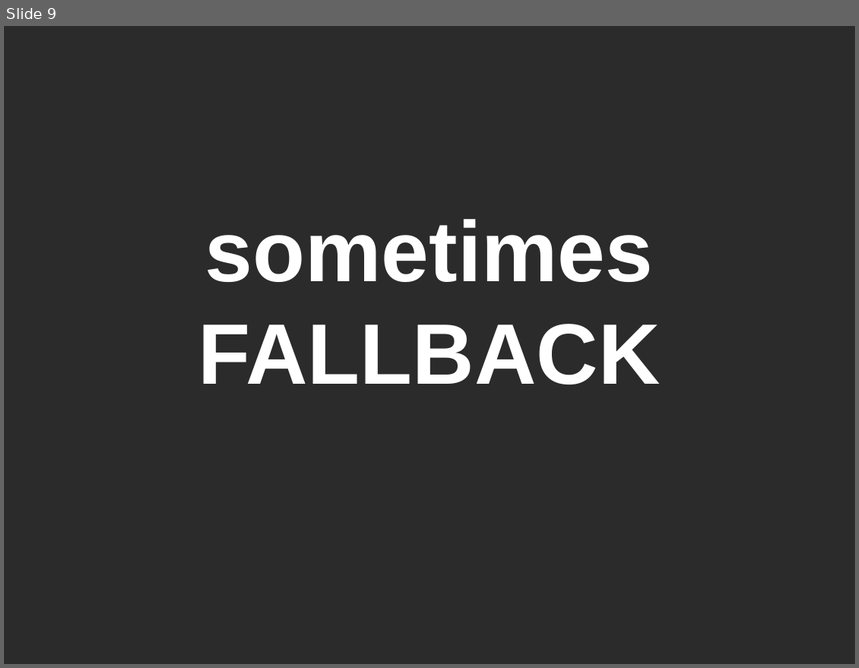
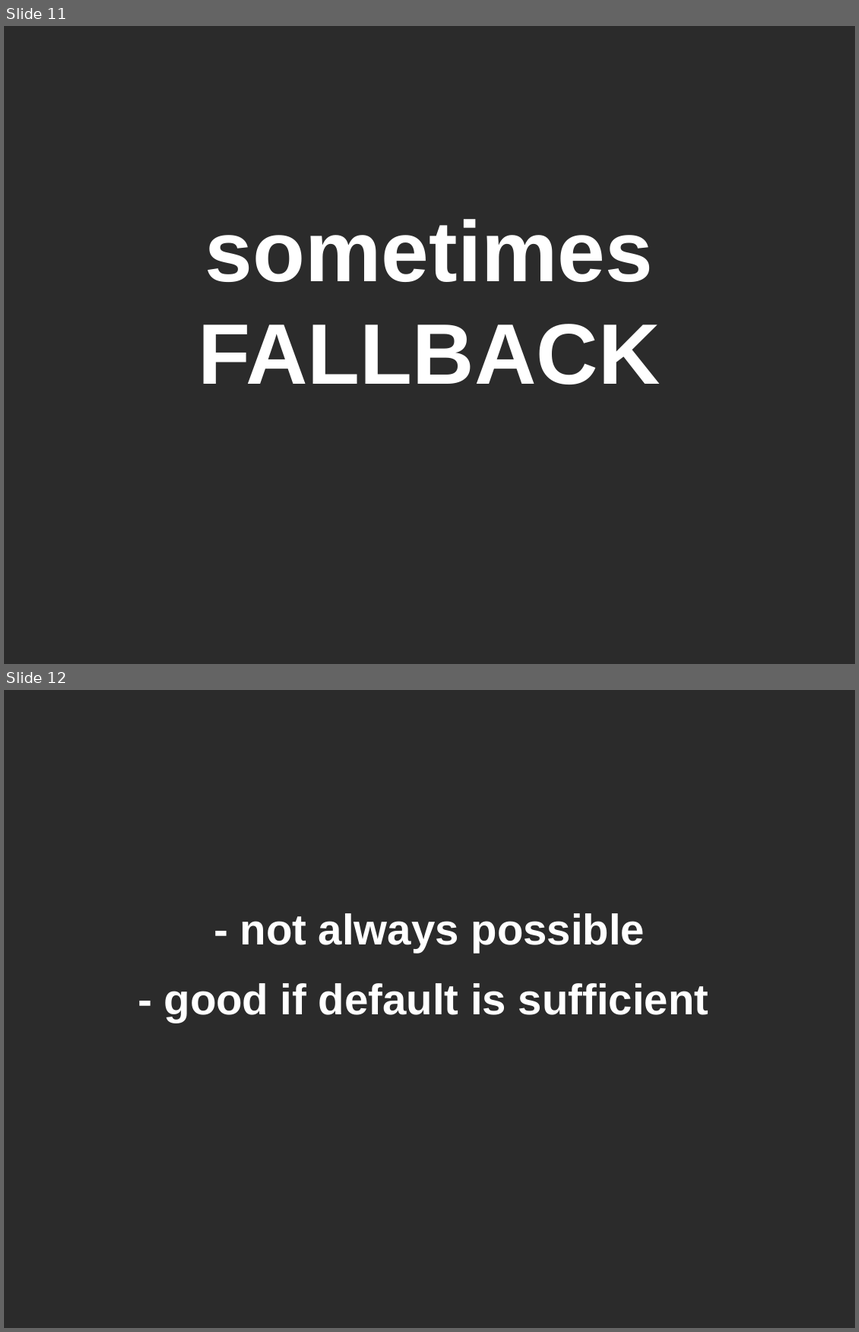
Before and after one commit to mateuszwinnicki/talks, a slide deck: ResiliencePatternsIntroduction/ResiliencePatternsIntroduction.odp. Shown one above the other, each under a label of ours: slide 9 before the commit, slides 11 and 12 after it. The pictures are 859x668 and 859x1332 pixels, drawn with LibreOffice and Linux fonts; fonts in the diff are those of the drawing; background and template pictures are left out; a plain dark background stands for a picture behind light text. Boxes give left, top, right and bottom in pixels: in the first picture for what was removed or moved away, otherwise in the second. Text is boxed around its words. In the diff, an @@ line names an element or a change of style, - is before the commit and + after.

```diff
--- a/ResiliencePatternsIntroduction/ResiliencePatternsIntroduction.odp
+++ b/ResiliencePatternsIntroduction/ResiliencePatternsIntroduction.odp
@@ slide 12 added at (4,690,855,1328), background picture (left out) @@
@@ subtitle added at (164,913,709,1022), 40 pt, text #FFFFFF, bold @@
+- not always possible
+- good if default is sufficient
@@ what was slide 9 is now slide 11 @@
```
Also in this commit, not shown: 3 other slides added, 7 other files.
